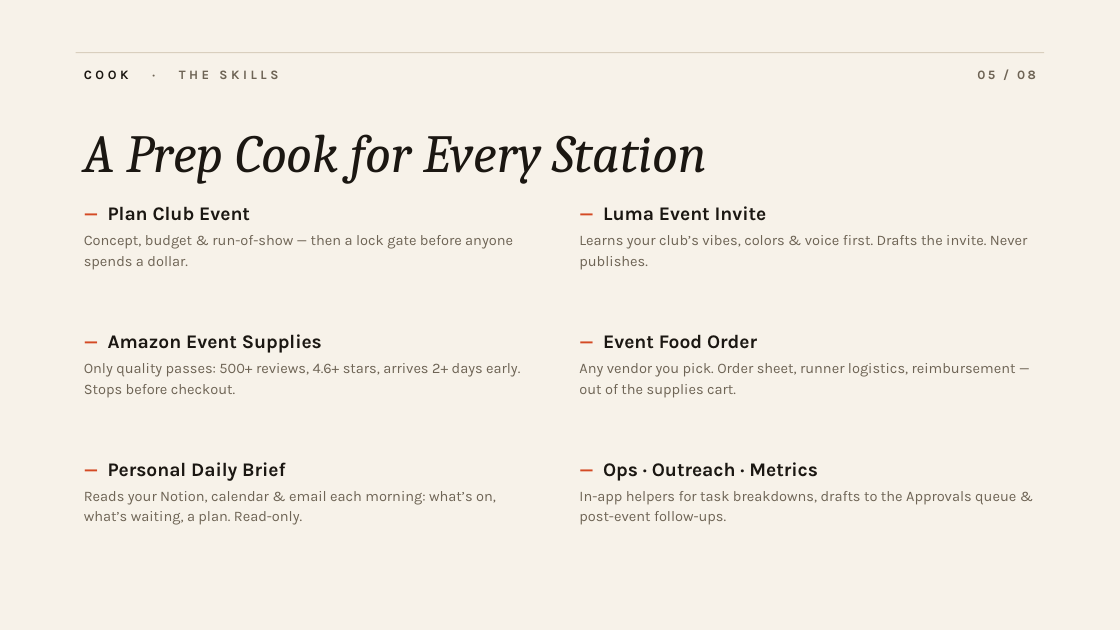
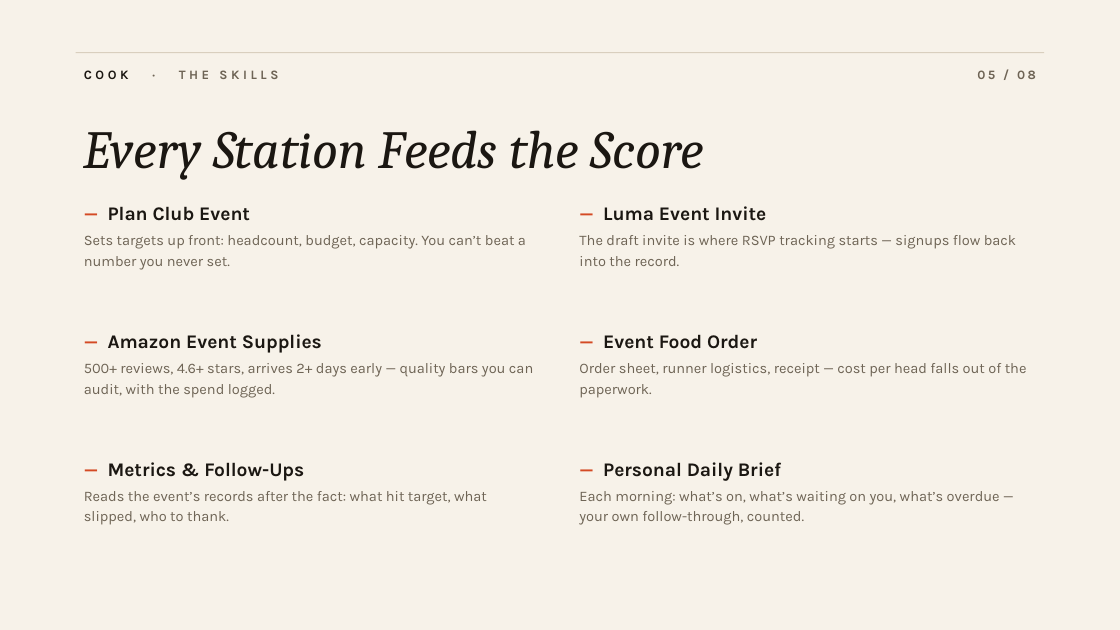
Before and after one commit to idildogaturkmen/COOK, a slide deck: slide 5 of docs/cook-demo.pptx. Drawn at 1120x630 pixels with LibreOffice and Linux fonts; fonts in the diff are those of the drawing. Boxes give left, top, right and bottom in pixels: in the first picture for what was removed or moved away, otherwise in the second. Text is boxed around its words. In the diff, an @@ line names an element or a change of style, - is before the commit and + after.

```diff
--- a/docs/cook-demo.pptx
+++ b/docs/cook-demo.pptx
@@ text at (84,130,705,180): text changed @@
-A Prep Cook for Every Station
+Every Station Feeds the Score
@@ text at (84,235,526,270): text changed @@
-Concept, budget & run-of-show — then a lock gate before anyone spends a dollar.
+Sets targets up front: headcount, budget, capacity. You can’t beat a number you never set.
@@ text at (579,235,1016,266): text changed @@
-Learns your club’s vibes, colors & voice first. Drafts the invite. Never publishes.
+The draft invite is where RSVP tracking starts — signups flow back into the record.
@@ text at (84,363,533,398): text changed @@
-Only quality passes: 500+ reviews, 4.6+ stars, arrives 2+ days early. Stops before checkout.
+500+ reviews, 4.6+ stars, arrives 2+ days early — quality bars you can audit, with the spend logged.
@@ text at (579,363,1027,398): text changed @@
-Any vendor you pick. Order sheet, runner logistics, reimbursement — out of the supplies cart.
+Order sheet, runner logistics, receipt — cost per head falls out of the paperwork.
@@ text at (84,462,487,525): text changed @@
-— Personal Daily Brief
-Reads your Notion, calendar & email each morning: what’s on, what’s waiting, a plan. Read-only.
+— Metrics & Follow-Ups
+Reads the event’s records after the fact: what hit target, what slipped, who to thank.
@@ text at (579,462,1000,525): text changed @@
-— Ops · Outreach · Metrics
-In-app helpers for task breakdowns, drafts to the Approvals queue & post-event follow-ups.
+— Personal Daily Brief
+Each morning: what’s on, what’s waiting on you, what’s overdue — your own follow-through, counted.
```
Also in this commit, not shown: 6 other slides changed, 1 slide added, 1 slide removed, 1 other file.
